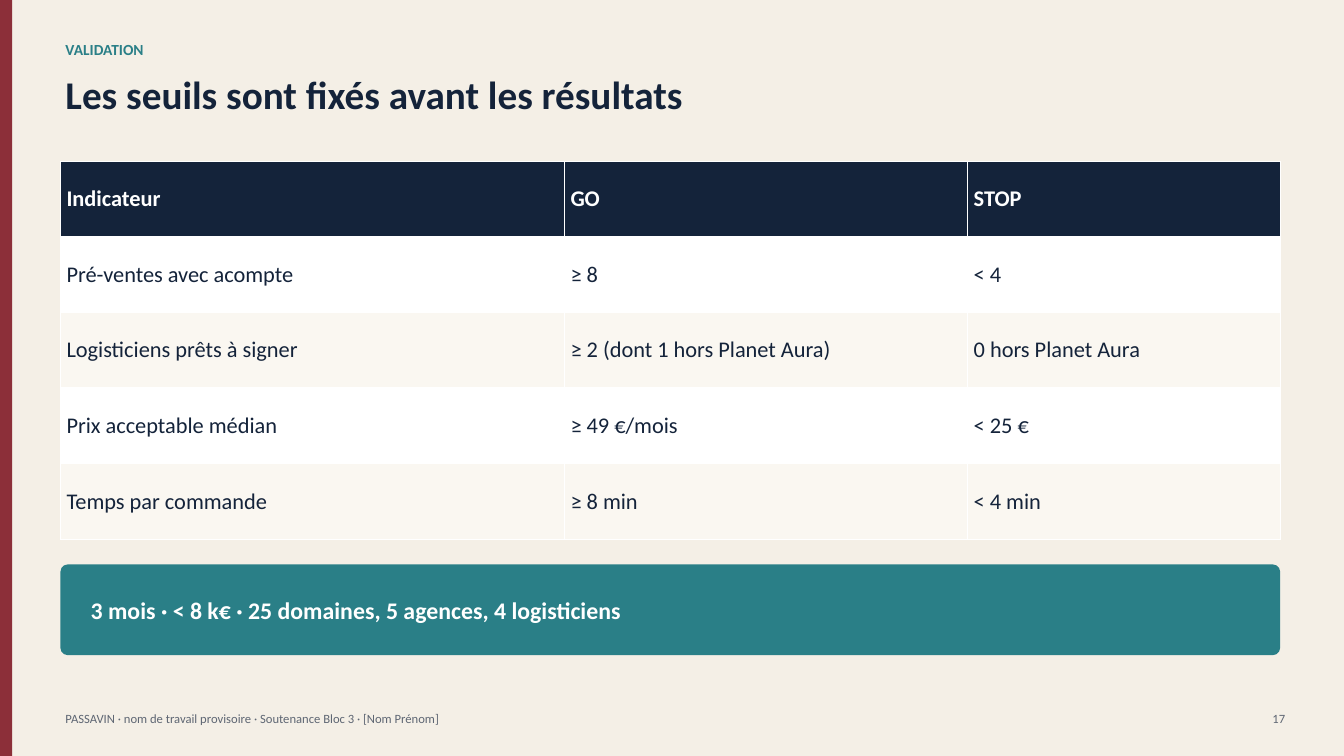
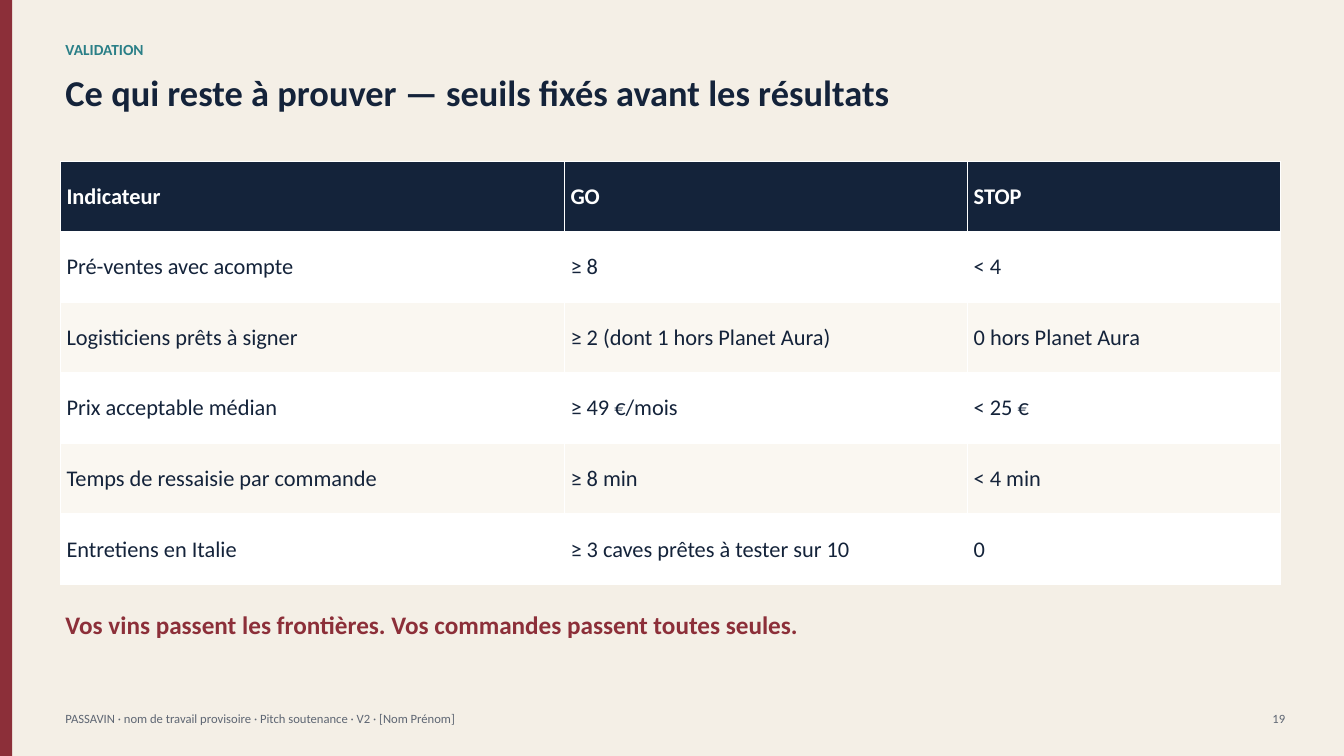
Before and after one commit to planetauragbf-ai/Emma, a slide deck: slide 19 of winetech/livrables/Passavin_Pitch_Soutenance.pptx (slide 17 before the commit). Drawn at 1344x756 pixels with LibreOffice and Linux fonts; fonts in the diff are those of the drawing. Boxes give left, top, right and bottom in pixels: in the first picture for what was removed or moved away, otherwise in the second. Text is boxed around its words. In the diff, an @@ line names an element or a change of style, - is before the commit and + after.

```diff
--- a/winetech/livrables/Passavin_Pitch_Soutenance.pptx
+++ b/winetech/livrables/Passavin_Pitch_Soutenance.pptx
@@ text at box(65, 80, 889, 112): text changed; size 28 to 26 pt @@
-Les seuils sont fixés avant les résultats
+Ce qui reste à prouver — seuils fixés avant les résultats
@@ table at box(60, 161, 1280, 585) @@
-row 5: Temps par commande | ≥ 8 min | < 4 min
+row 5: Temps de ressaisie par commande | ≥ 8 min | < 4 min
+row 6: Entretiens en Italie | ≥ 3 caves prêtes à tester sur 10 | 0
@@ rounded rectangle removed at box(60, 565, 1280, 655) @@
@@ text added at box(65, 616, 798, 638), 18 pt, text #8C2F39, bold @@
+Vos vins passent les frontières. Vos commandes passent toutes seules.
@@ text removed at box(91, 602, 621, 623) @@
-3 mois · < 8 k€ · 25 domaines, 5 agences, 4 logisticiens
@@ text at box(65, 714, 455, 725): text changed @@
-PASSAVIN · nom de travail provisoire · Soutenance Bloc 3 · [Nom Prénom]
+PASSAVIN · nom de travail provisoire · Pitch soutenance · V2 · [Nom Prénom]
@@ text at box(1272, 715, 1285, 723): text changed @@
-17
+19
```
Also in this commit, not shown: 7 other slides changed, 12 slides added, 12 slides removed, 27 other files.
